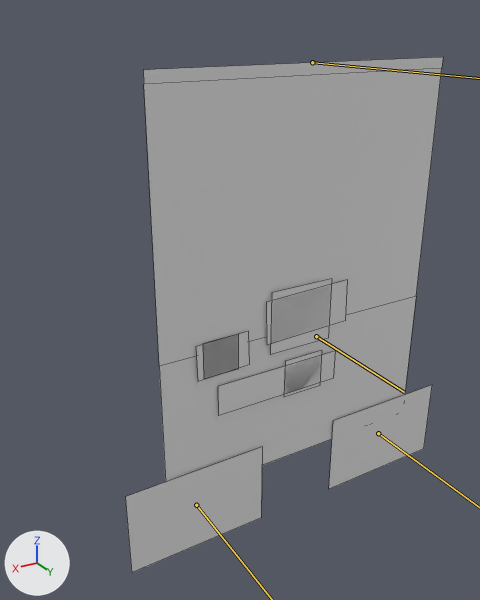
What one commit did to the FBX model Finger Guns/Assets/Art/Enemies/Beegman/Beegman.fbx.
Before and after are seen from a 50 mm camera at (1.55, 2.07, 2.11) aimed at (0.24, -0.12, 1.01). Every picture has the same lights, and +X, +Y and +Z are marked at lower left. The bones that change are drawn over the model as lines. Mesh edges are drawn as thin lines.

The first picture shows 'Beegman'.
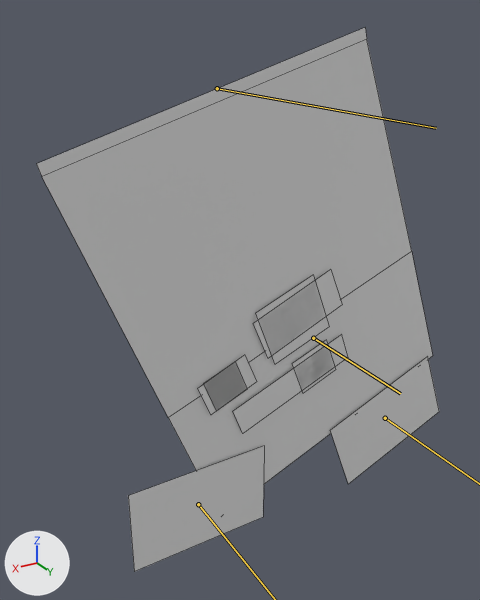
The newer file adds an action. The first version stands in its rest pose; the second is drawn at frame 7 of the action 'Rig_Beegman|Charge'.

Location of each change, (x1, y1, x2, y2) in pixels of the pictures (480 x 600 px):
'Beegman', posed (27% wider)
    before: (126, 57, 443, 572)
    after: (37, 28, 439, 572)
bone 'Body', root to tip
    before: (316, 336) to (404, 392)
    after: (313, 338) to (400, 393)

What the commit changed:
Bone 'Foot.R' (bone_foot_r) moves from (0.0, 0.0, 0.0) to (-0.011, 0.0, 0.0).
Bone 'Foot.L' (bone_foot_l) moves from (0.0, 0.0, 0.0) to (-0.034, 0.0, 0.082).
Bone 'Foot.L' (bone_foot_l) turns from (0, 0, 0) to (0, 21, 0) degrees about its own x, y and z.
Bone 'Body' (bone_body) moves from (0.0, 0.0, 0.0) to (0.017, 0.0, -0.001).
Bone 'Body' (bone_body) turns from (0, 0, 0) to (0, 21, 0) degrees about its own x, y and z.
Bone 'Head_Top' (bone_head_top) turns from (0, 0, 0) to (0, -9, 0) degrees about its own x, y and z.
